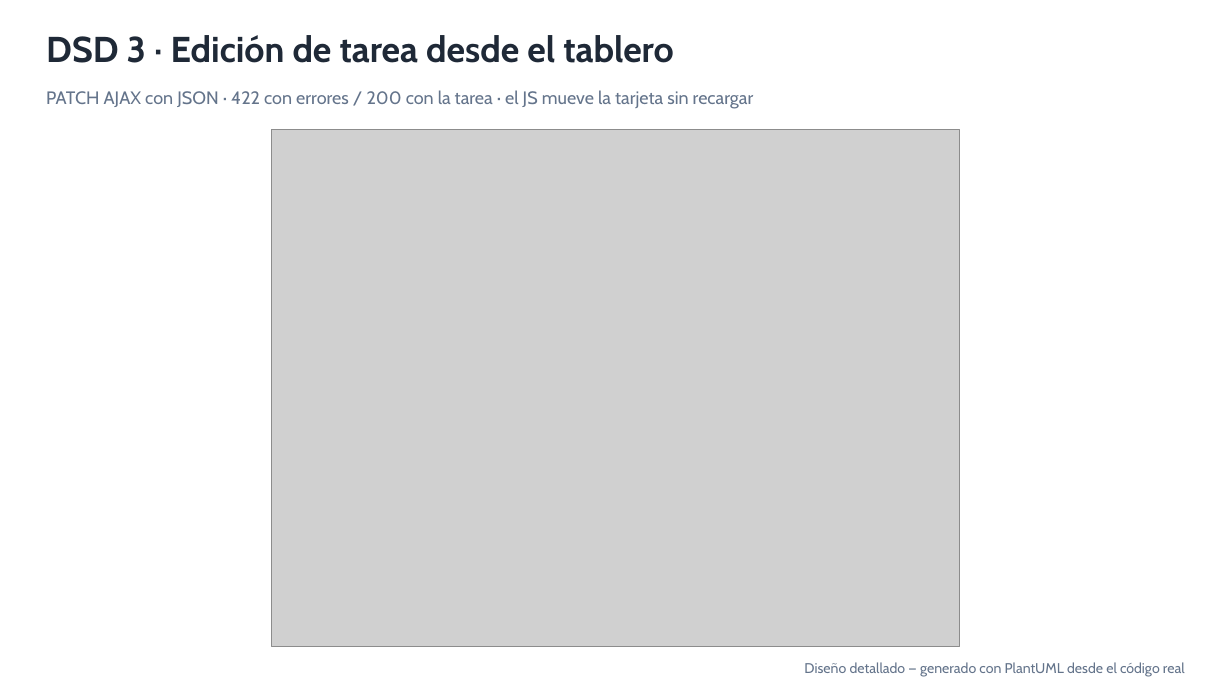
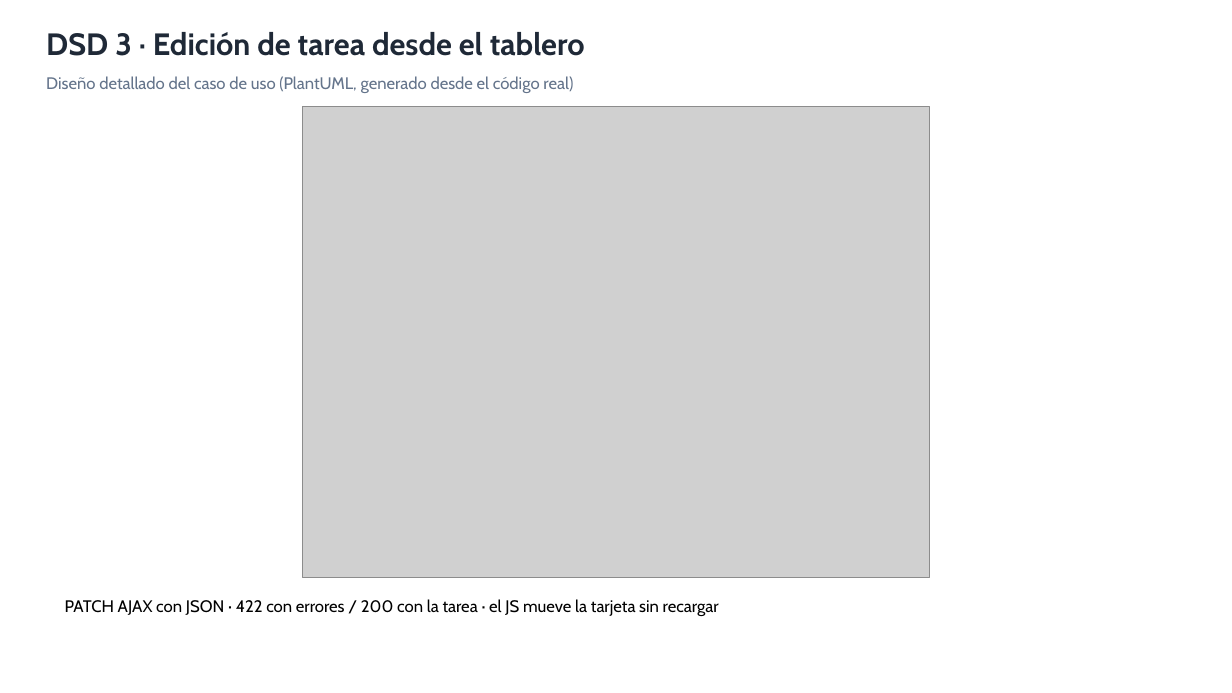
Before and after one commit to DanielOjeda25/sistema, a slide deck: slide 4 of docs/presentacion/CRUZNEGRA_DSD_CU_Reales.pptx. Drawn at 1232x693 pixels with LibreOffice and Linux fonts; fonts in the diff are those of the drawing; grey boxes stand for pictures. Boxes give left, top, right and bottom in pixels: in the first picture for what was removed or moved away, otherwise in the second. Text is boxed around its words. In the diff, an @@ line names an element or a change of style, - is before the commit and + after.

```diff
--- a/docs/presentacion/CRUZNEGRA_DSD_CU_Reales.pptx
+++ b/docs/presentacion/CRUZNEGRA_DSD_CU_Reales.pptx
@@ text "DSD 3 · Edición de ..." at [46, 32, 585, 56]: size 28 to 24 pt @@
@@ text at [46, 76, 573, 93]: text changed; size 11 to 13 pt @@
-Diseño detallado — generado con PlantUML desde el código real
+Diseño detallado del caso de uso (PlantUML, generado desde el código real)
@@ picture: place and size @@
-picture at [272, 129, 960, 647]
+picture at [302, 106, 929, 578]
@@ text "PATCH AJAX con JSON · ...": place and size @@
-text "PATCH AJAX con JSON · ..." at [46, 90, 754, 109]
+text "PATCH AJAX con JSON · ..." at [65, 599, 719, 616]
@@ text "PATCH AJAX con JSON · ..." at [65, 599, 719, 616]: size 14 to 13 pt, text colour #64748B to #000000; vertical alignment middle to top @@
```
Also in this commit, not shown: 6 other slides changed, 20 slides added, 6 slides removed, 1 other file.
